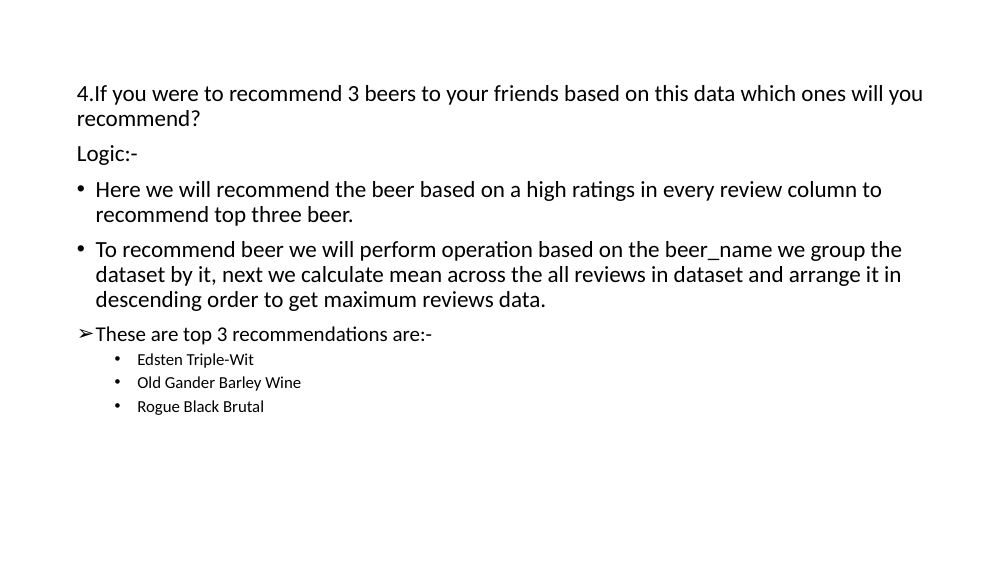
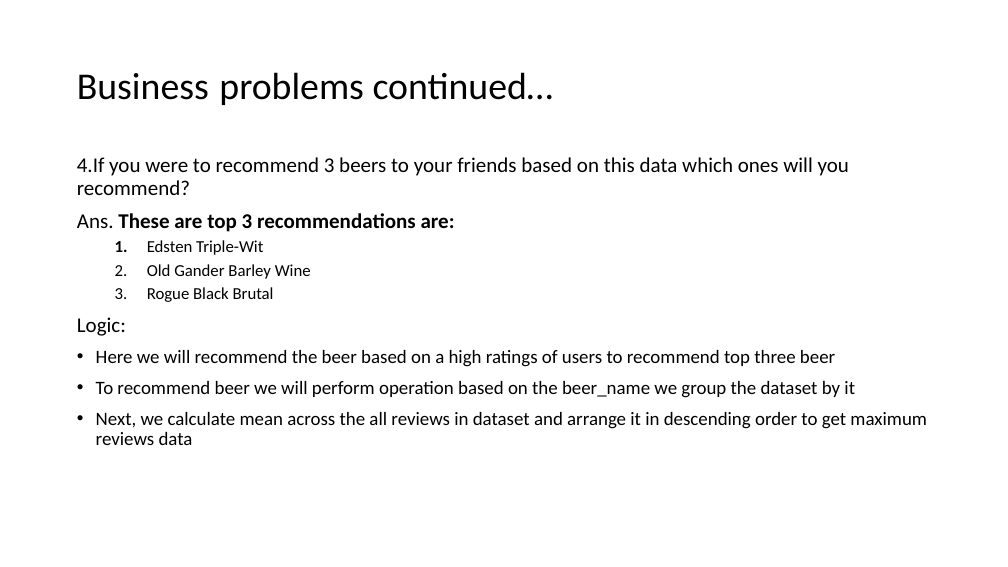
Before and after one commit to vaibhavt14/BeerReviewsAssessment, a slide deck: slide 7 of Summarization of beer reviews data analysis.pptx. Drawn at 1008x567 pixels with LibreOffice and Linux fonts; fonts in the diff are those of the drawing. Boxes give left, top, right and bottom in pixels: in the first picture for what was removed or moved away, otherwise in the second. Text is boxed around its words. In the diff, an @@ line names an element or a change of style, - is before the commit and + after.

Commit message:
Presentation of Beer review analysis

```diff
--- a/Summarization of beer reviews data analysis.pptx
+++ b/Summarization of beer reviews data analysis.pptx
@@ title added at [77,72,554,105], 36 pt, text #000000 @@
+Business problems continued…
@@ text "4.If you were to recommend ...": place and size @@
-text "4.If you were to recommend ..." at [77,85,923,415]
+text "4.If you were to recommend ..." at [77,157,927,445]
@@ text at [77,157,849,302]: size 22 to 20 pt in "4.If you were to recommend 3 beers ..."; bullet • to 1. @@
@@ text at [77,213,455,232]: text changed; size 22 to 20 pt; bold on @@
-Logic:-
-• Here we will recommend the beer based on a high ratings in every review column to recommend top three beer.
-• To recommend beer we will perform operation based on the beer_name we group the dataset by it, next we calculate mean across the all reviews in dataset and arrange it in descending order to get maximum reviews data.
-➢ These are top 3 recommendations are:-
+Ans. These are top 3 recommendations are:
@@ text at [77,317,927,445]: paragraphs added @@
+Logic:
+• Here we will recommend the beer based on a high ratings of users to recommend top three beer
+• To recommend beer we will perform operation based on the beer_name we group the dataset by it
+• Next, we calculate mean across the all reviews in dataset and arrange it in descending order to get maximum reviews data
```
Also in this commit, not shown: 8 other slides changed, 1 slide added.
